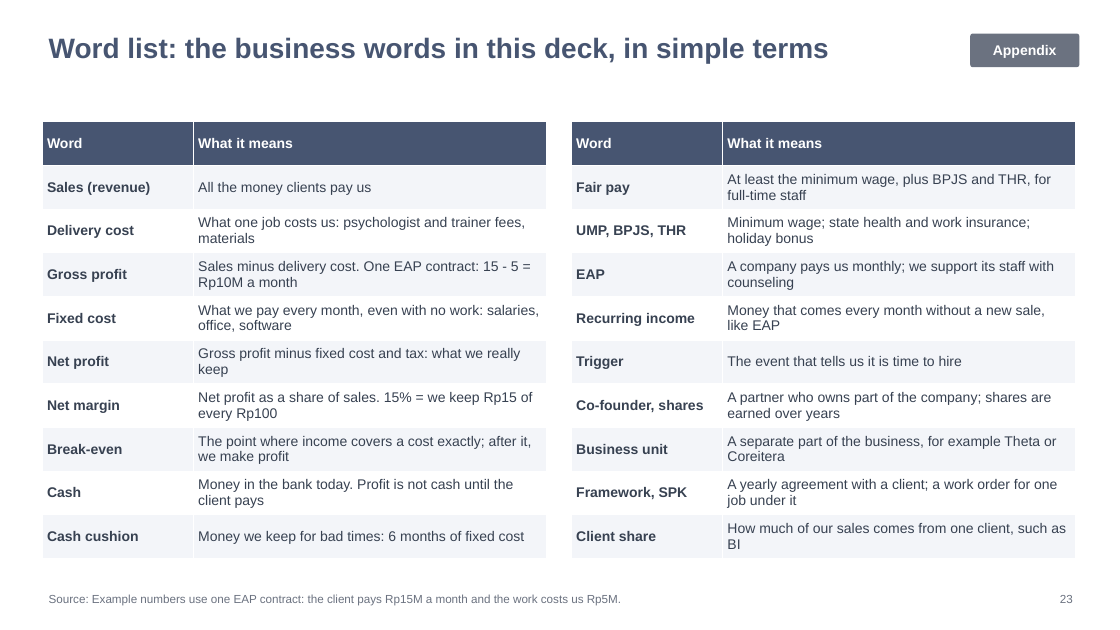
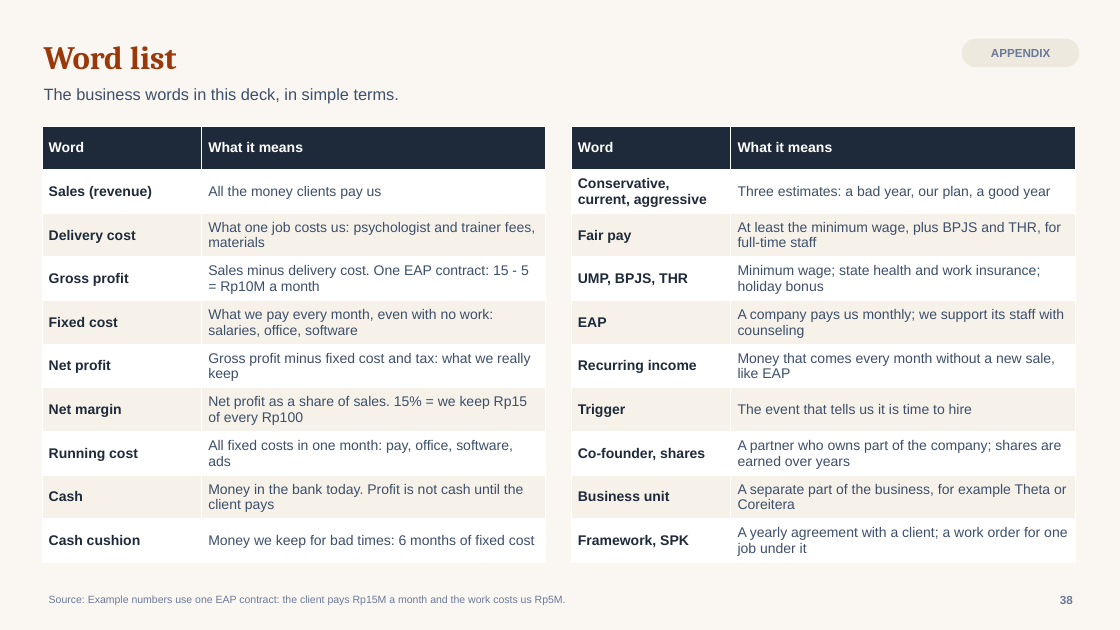
Before and after one commit to galihnxs/financial-estimations, a slide deck: slide 38 of TemanJourney_Growth_Recommendation.pptx (slide 23 before the commit). Drawn at 1120x630 pixels with LibreOffice and Linux fonts; fonts in the diff are those of the drawing. Boxes give left, top, right and bottom in pixels: in the first picture for what was removed or moved away, otherwise in the second. Text is boxed around its words. In the diff, an @@ line names an element or a change of style, - is before the commit and + after.

```diff
--- a/TemanJourney_Growth_Recommendation.pptx
+++ b/TemanJourney_Growth_Recommendation.pptx
@@ background #FFFFFF to #FAF7F2 @@
@@ text added at (44,46,177,70), 28 pt, text #9B3809, bold @@
+Word list
@@ rounded rectangle "APPENDIX": place and size @@
-rounded rectangle "APPENDIX" at (970,34,1080,67)
+rounded rectangle "APPENDIX" at (962,39,1080,67)
@@ rounded rectangle "APPENDIX" at (962,39,1080,67): fill #6B7280 to #EEE9DF; proportions changed @@
@@ text in rounded rectangle at (991,49,1050,57): text changed; size 12 to 10 pt; text colour #FFFFFF to #6B7A99 @@
-Appendix
+APPENDIX
@@ text at (44,88,399,104): text changed; size 24 to 14 pt; text colour #475571 to #3D4F6A; bold off @@
-Word list: the business words in this deck, in simple terms
+The business words in this deck, in simple terms.
@@ table at (42,126,546,563) @@
-row 8, column 1: Break-even
+row 8, column 1: Running cost
-row 8, column 2: The point where income covers a cost exactly; after it, we make profit
+row 8, column 2: All fixed costs in one month: pay, office, software, ads
@@ fill #475571 to #1E2A3A in row 1 @@
@@ fill #F3F5F9 to #FFFFFF in 10 cells @@
@@ fill #FFFFFF to #F6F2EA in 8 cells @@
@@ text colour #374151 to #1E2A3A in "Sales (revenue)", "Delivery cost", "Gross profit", "Fixed cost" and 4 more places @@
@@ text colour #374151 to #3D4F6A in "All the money clients pay us", "What one job costs us: psychologist and ...", "Sales minus delivery cost. One EAP contract: ...", "What we pay every month, even with ..." and 4 more places @@
@@ table: place and size @@
-table at (42,122,546,559)
+table at (42,126,546,563)
@@ table: place and size @@
-table at (571,122,1075,559)
+table at (571,126,1075,563)
@@ table at (571,126,1075,563) @@
+row 2: Conservative, current, aggressive | Three estimates: a bad year, our plan, a good year
-row 10: Client share | How much of our sales comes from one client, such as BI
@@ fill #475571 to #1E2A3A in row 1 @@
@@ fill #F3F5F9 to #FFFFFF in 10 cells @@
@@ fill #FFFFFF to #F6F2EA in 8 cells @@
@@ text "Source: Example numbers use one ..." at (49,595,566,605): size 10 to 9 pt, text colour #6B7280 to #6B7A99 @@
@@ text at (1060,596,1073,604): text changed; text colour #6B7280 to #6B7A99; bold on @@
-23
+38
```
Also in this commit, not shown: 13 other slides changed, 26 slides added, 11 slides removed, 9 other files.
